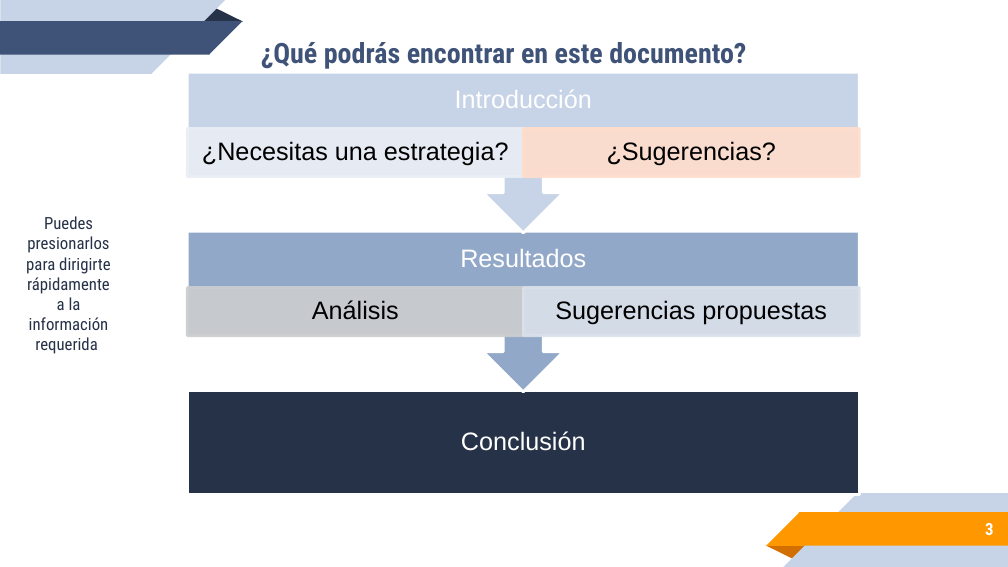
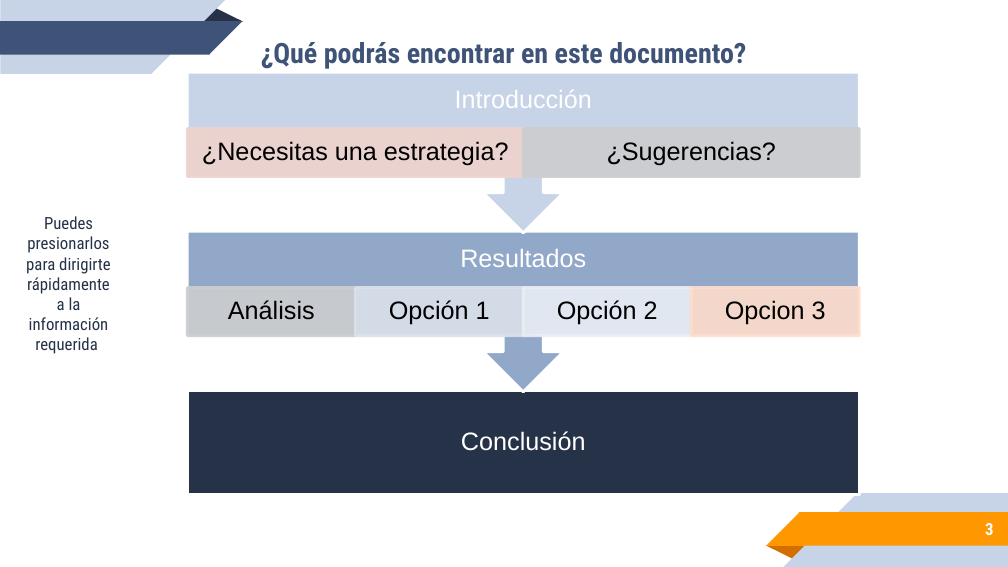
Before and after one commit to DeniseArias/EmTechProyecto2, a slide deck: slide 3 of REPORTE-02-ARIAS-DENISE.pptx. Drawn at 1008x567 pixels with LibreOffice and Linux fonts; fonts in the diff are those of the drawing. Boxes give left, top, right and bottom in pixels: in the first picture for what was removed or moved away, otherwise in the second. Text is boxed around its words. In the diff, an @@ line names an element or a change of style, - is before the commit and + after.

```diff
--- a/REPORTE-02-ARIAS-DENISE.pptx
+++ b/REPORTE-02-ARIAS-DENISE.pptx
@@ rectangle at bbox=[187, 129, 523, 177]: fill #EBEFF5 at 90% opacity to #EED5CC at 90% opacity; outline #EBEFF5 2 pt to #EED5CC 2 pt @@
@@ rectangle at bbox=[523, 129, 859, 177]: fill #FFDDCC at 90% opacity to #CDCECF at 90% opacity; outline #FFDDCC 2 pt to #CDCECF 2 pt @@
@@ text "Análisis": place and size @@
-text "Análisis" at bbox=[312, 300, 399, 320]
+text "Análisis" at bbox=[228, 300, 315, 320]
@@ rectangle: place and size @@
-rectangle at bbox=[187, 287, 523, 336]
+rectangle at bbox=[187, 287, 356, 336]
@@ rectangle removed at bbox=[523, 287, 859, 336] @@
@@ text removed at bbox=[555, 300, 827, 325] @@
-Sugerencias propuestas
@@ group added at bbox=[355, 287, 860, 336]: 3 rectangles, 3 texts @@
+Opción 1
+Opción 2
+Opcion 3
```
Also in this commit, not shown: 3 other slides changed, 3 slides added, 4 slides removed, 2 other files.
